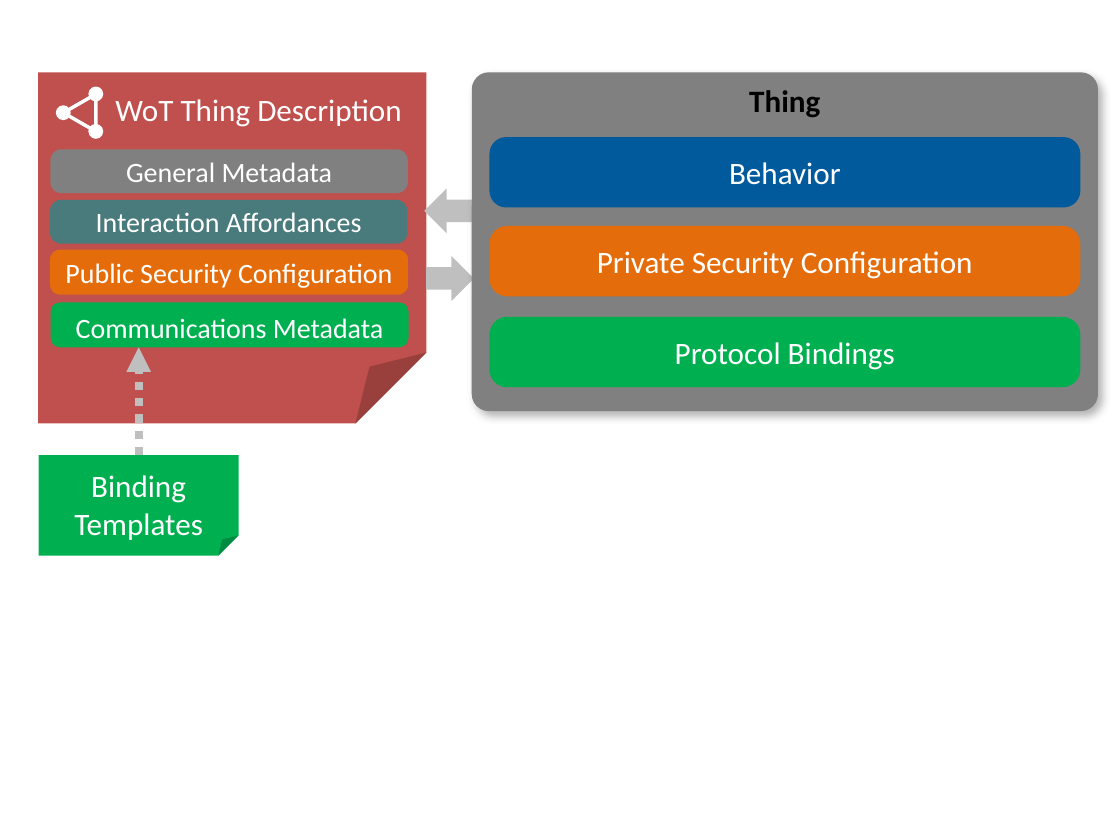
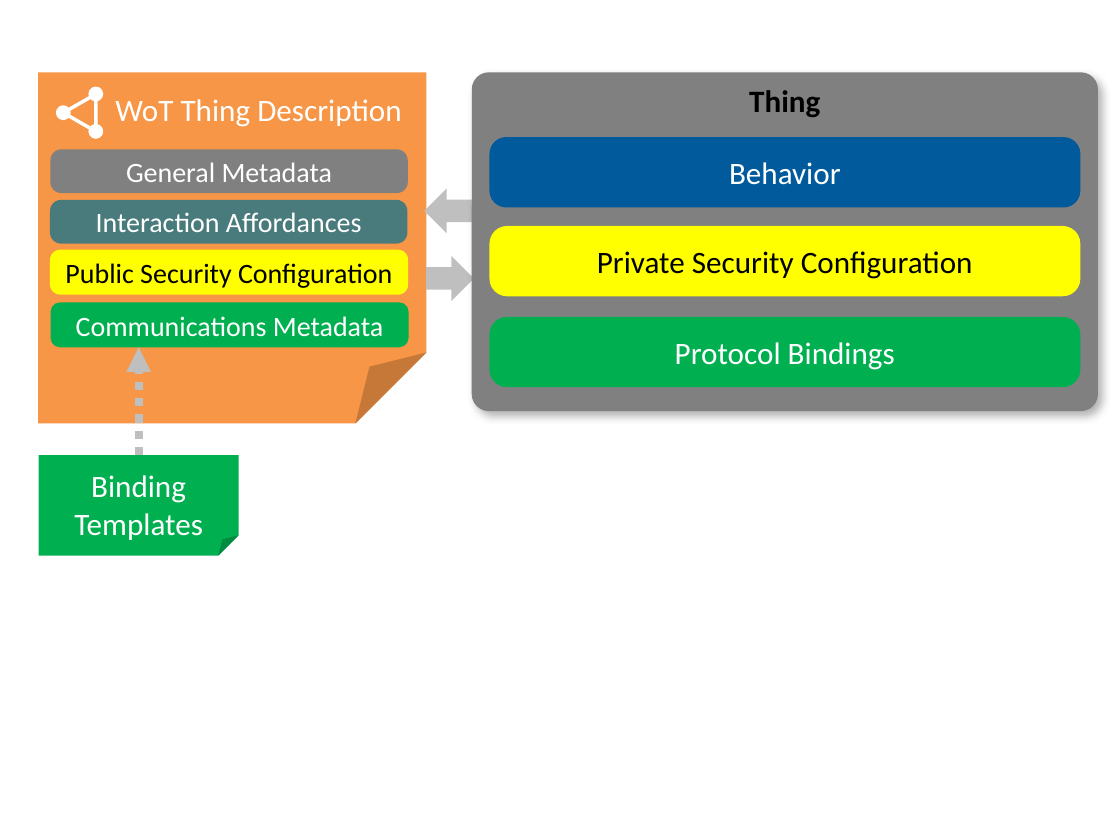
Before and after one commit to w3c/wot-architecture, a slide deck: slide 5 of images/wot-architecture-figures-new2.pptx (slide 6 before the commit). Drawn at 1120x840 pixels with LibreOffice and Linux fonts; fonts in the diff are those of the drawing. Boxes give left, top, right and bottom in pixels: in the first picture for what was removed or moved away, otherwise in the second. Text is boxed around its words. In the diff, an @@ line names an element or a change of style, - is before the commit and + after.

Commit message:
Updates to figures
- Remove "Thing" and "Protocol" boxes
- Use orange for TDs, yellow for Security, as in diagram Matthias updated.
- Figure 25 (building blocks) also updated to remove "Thing" and "Protocol" blocks to be consistent.

```diff
--- a/images/wot-architecture-figures-new2.pptx
+++ b/images/wot-architecture-figures-new2.pptx
@@ folded corner "WoT Thing Description" at [38, 73, 426, 423]: fill #C0504D to #F79646 @@
@@ rounded rectangle "Private Security Configuration" at [489, 226, 1081, 297]: text colour #FFFFFF to #000000; fill #E46C0A to #FFFF00 @@
@@ rounded rectangle "Public Security Configuration" at [50, 250, 409, 295]: text colour #FFFFFF to #000000; fill #E46C0A to #FFFF00 @@
@@ rounded rectangle "Communications Metadata" at [50, 302, 409, 347]: vertical alignment top to middle @@
```
Also in this commit, not shown: 7 other slides changed, 1 slide added, 4 slides removed, 3 other files.
